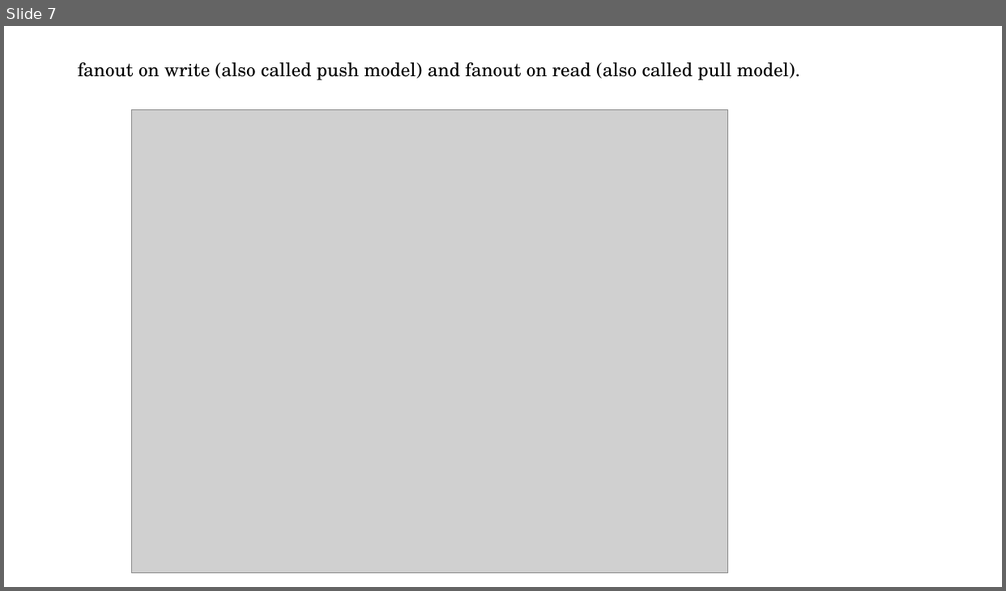
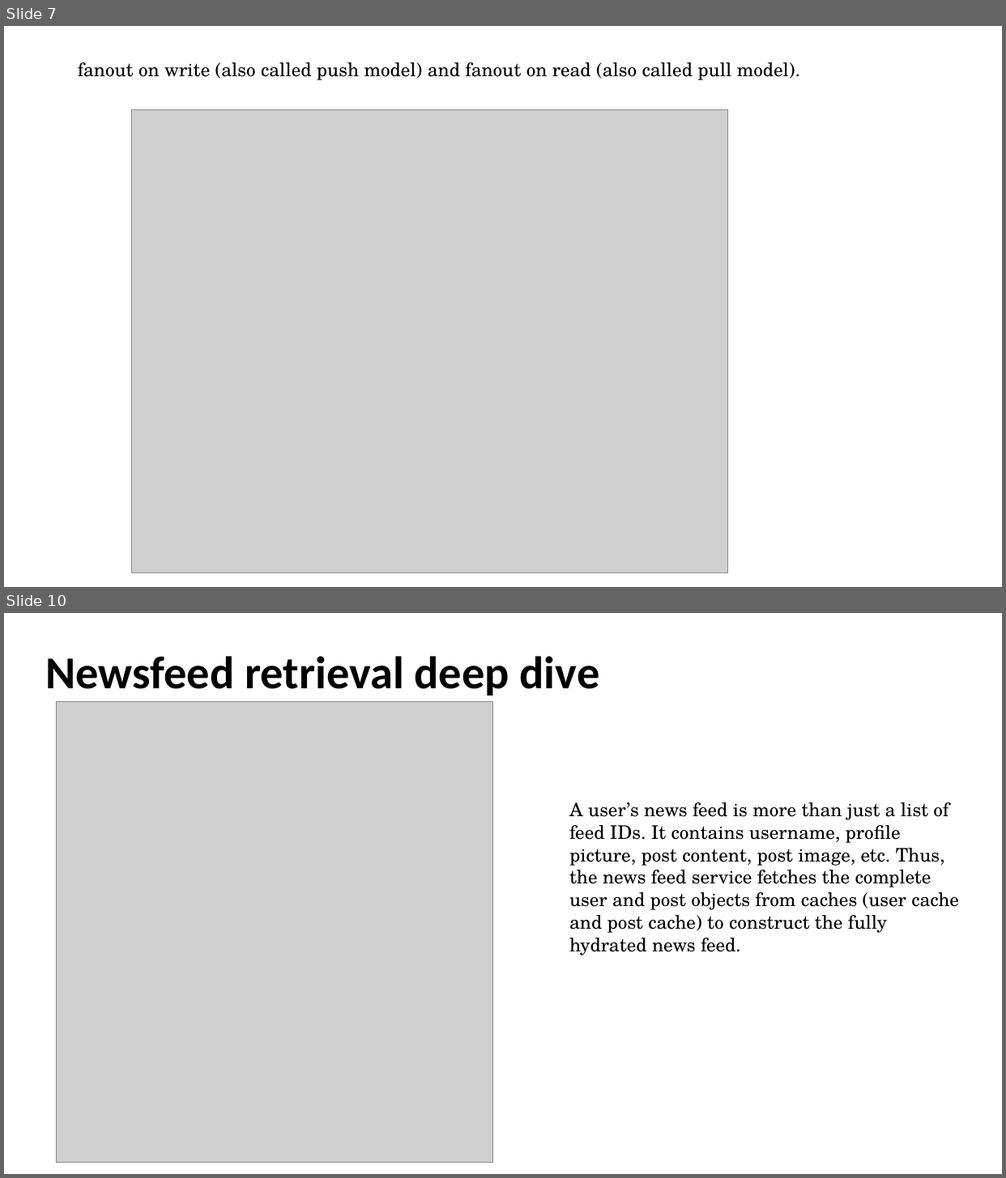
Before and after one commit to GuilinDev/studyBuddy, a slide deck: meetingPPT/063_Joy_SystemDesignInterview_NewsFeed.pptx. Shown one above the other, each under a label of ours: slide 7 before the commit, slides 7 and 10 after it; the slides between them are not shown. The pictures are 1006x591 and 1006x1178 pixels, drawn with LibreOffice and Linux fonts; fonts in the diff are those of the drawing; grey boxes stand for pictures. Boxes give left, top, right and bottom in pixels: in the first picture for what was removed or moved away, otherwise in the second. Text is boxed around its words. In the diff, an @@ line names an element or a change of style, - is before the commit and + after.

Commit message:
news feed

```diff
--- a/meetingPPT/063_Joy_SystemDesignInterview_NewsFeed.pptx
+++ b/meetingPPT/063_Joy_SystemDesignInterview_NewsFeed.pptx
@@ slide 10 added at <box>4,613,1002,1174</box>, background #FFFFFF @@
@@ title added at <box>45,656,600,696</box>, 44 pt, text #000000, bold @@
+Newsfeed retrieval deep dive
@@ picture added at <box>57,702,493,1163</box> @@
@@ text added at <box>569,803,959,956</box>, 18 pt, text #000000 @@
+A user’s news feed is more than just a list of feed IDs. It contains username, profile
+picture, post content, post image, etc. Thus, the news feed service fetches the complete
+user and post objects from caches (user cache and post cache) to construct the fully
+hydrated news feed.
```
Also in this commit, not shown: 5 other slides added.
